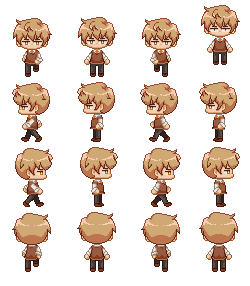
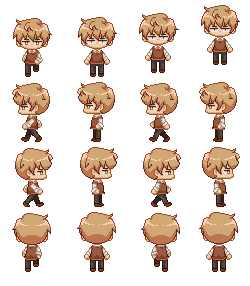
Revision of a layered 250x286 image; what changed, layer by layer:
renamed "Average Height" to "Layer 22", moved it above "Layer 21", painted on it over [90, 13, 181, 77]
painted on "Layer 21" over [90, 17, 181, 77]
